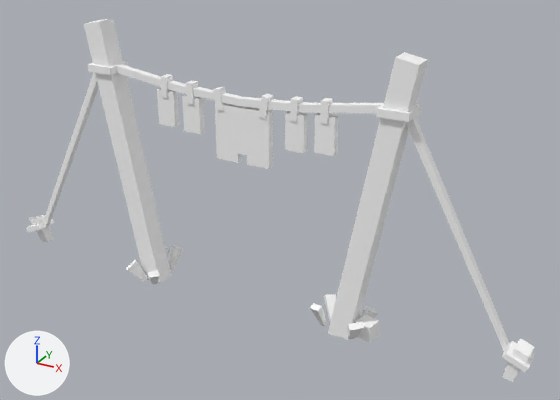
Two versions of the glTF model assets/synty/simple_fantasy/models/SF_Prop_Washingline_01.glb, one commit apart.
One viewpoint serves both versions: a 50 mm lens placed at (0.0477, -0.0763, 0.0541), pointed at (0.0049, 0.0015, 0.0152). Every picture has the same lights, and +X, +Y and +Z are marked at lower left.

Objects in the first picture: 'SF_Prop_Washingline_01'.
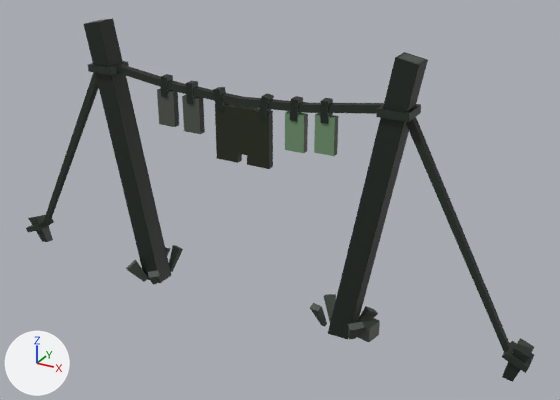
What differs and where, as boxes (x1, y1, x2, y2) in the pictures (560 x 400 px):
'SF_Prop_Washingline_01', surface changed (grey to black): (26, 18, 534, 382) in both

The change, as a diff of the scene's bpy script:
```diff
--- a/assets/synty/simple_fantasy/models/SF_Prop_Washingline_01.glb.py
+++ b/assets/synty/simple_fantasy/models/SF_Prop_Washingline_01.glb.py
@@ img_undead_footman_01 @@
+img_undead_footman_01 = load_image('Undead_Footman_01', '_unpacked/Undead_Footman_01', 512, 512, 'sRGB')
@@ mat_lambert1 @@
 n0 = _N.new('ShaderNodeBsdfPrincipled'); n0.name = 'Principled BSDF'
 n1 = _N.new('ShaderNodeOutputMaterial'); n1.name = 'Material Output'
+n3 = _N.new('ShaderNodeMix'); n3.name = 'Mix'
+n3.data_type = 'RGBA'
+n3.blend_type = 'MULTIPLY'
+n3.inputs[0].default_value = 1.0  # 'Factor'
 n2 = _N.new('ShaderNodeVertexColor'); n2.name = 'Color Attribute'
+n4 = _N.new('ShaderNodeTexImage'); n4.name = 'Image Texture'
+n4.image = img_undead_footman_01
 _L.new(n0.outputs[0], n1.inputs[0])  # 'BSDF' to 'Surface'
-_L.new(n2.outputs[0], n0.inputs[0])  # 'Color' to 'Base Color'
+_L.new(n3.outputs[2], n0.inputs[0])  # 'Result' to 'Base Color'
+_L.new(n2.outputs[0], n3.inputs[7])  # 'Color' to 'B'
+_L.new(n4.outputs[0], n3.inputs[6])  # 'Color' to 'A'
```
